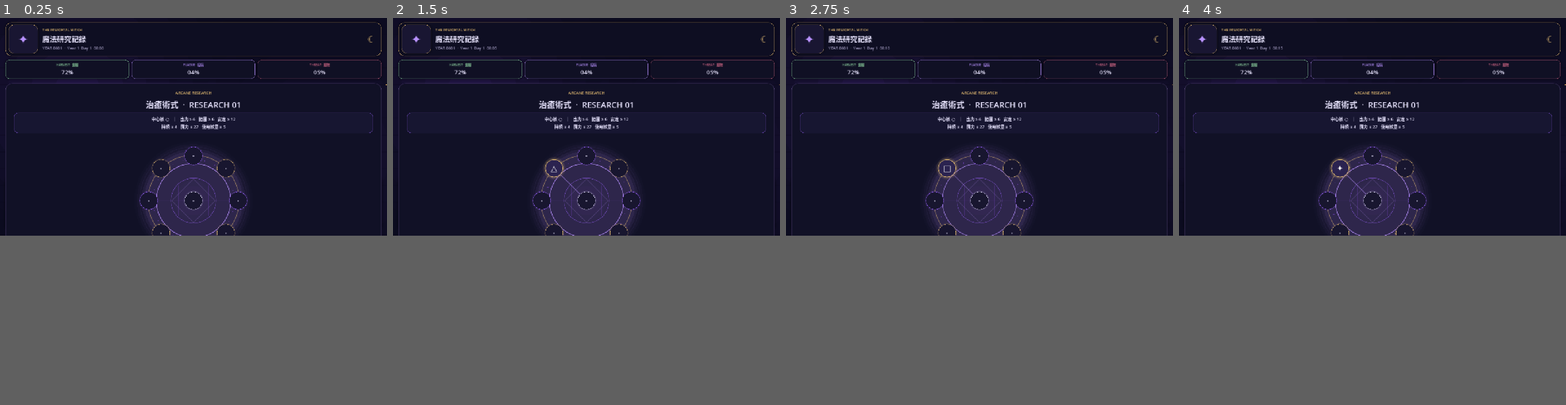
Above: before the commit, frames 1-4 (left to right).
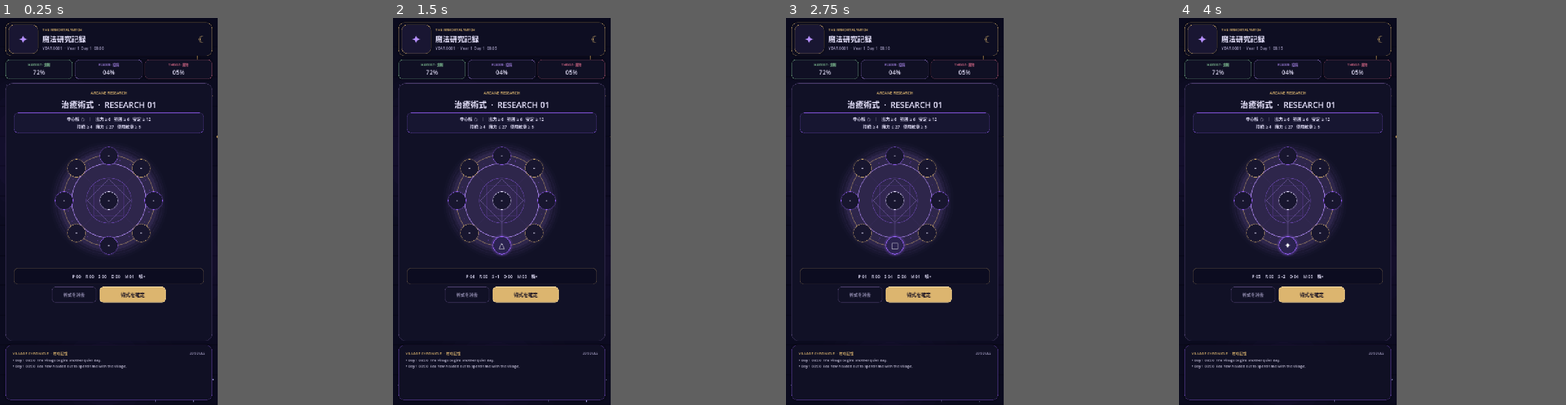
Above: after the commit, the same moments.

Repository: kei060538-commits/VillageGame
Game: Godot game, scene res://scenes/main.tscn
The game is run twice, just before and just after one commit, with the same random seed, the same clock (stepped at 60 frames per second) and the same inputs.
Inputs:
- Up to frame 1 (0.25 s): no input
- Up to frame 2 (1.5 s): click "·" at 0.5 s; click "○" at 1.25 s
- Up to frame 3 (2.75 s): click "△" at 2 s
- Up to frame 4 (4 s): click "□" at 2.75 s; click "◇" at 3.5 s
The window is 800x450 before the commit and 450x800 after it. Grey fills any space a smaller window leaves; there, only what the larger window draws over its background counts as a difference.

The runs differ from the first frame. In frame 1, 12% of the frame differs, in the area x 1-100%, y 1-100%; in frame 2, 12%; in frame 3, 12%; in frame 4, 12%.

Commit message:
Switch core viewport to portrait mobile layout

Diff:
--- a/project.godot
+++ b/project.godot
@@ -18,13 +18,13 @@
 
 [display]
 
-window/size/viewport_width=1280
-window/size/viewport_height=720
-window/size/window_width_override=1280
-window/size/window_height_override=720
+window/size/viewport_width=720
+window/size/viewport_height=1280
+window/size/window_width_override=540
+window/size/window_height_override=960
 window/stretch/mode="canvas_items"
 window/stretch/aspect="expand"
-window/handheld/orientation=4
+window/handheld/orientation=5
 window/ios/allow_high_refresh_rate=false
 window/ios/hide_home_indicator=true
 window/ios/hide_status_bar=true
